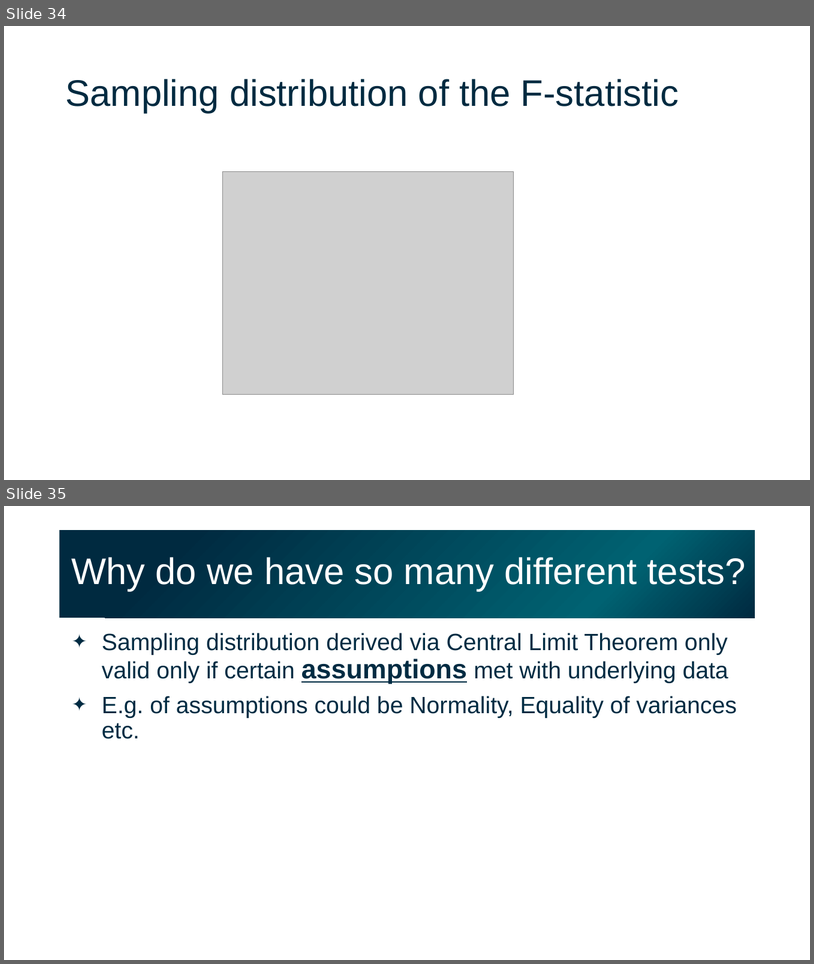
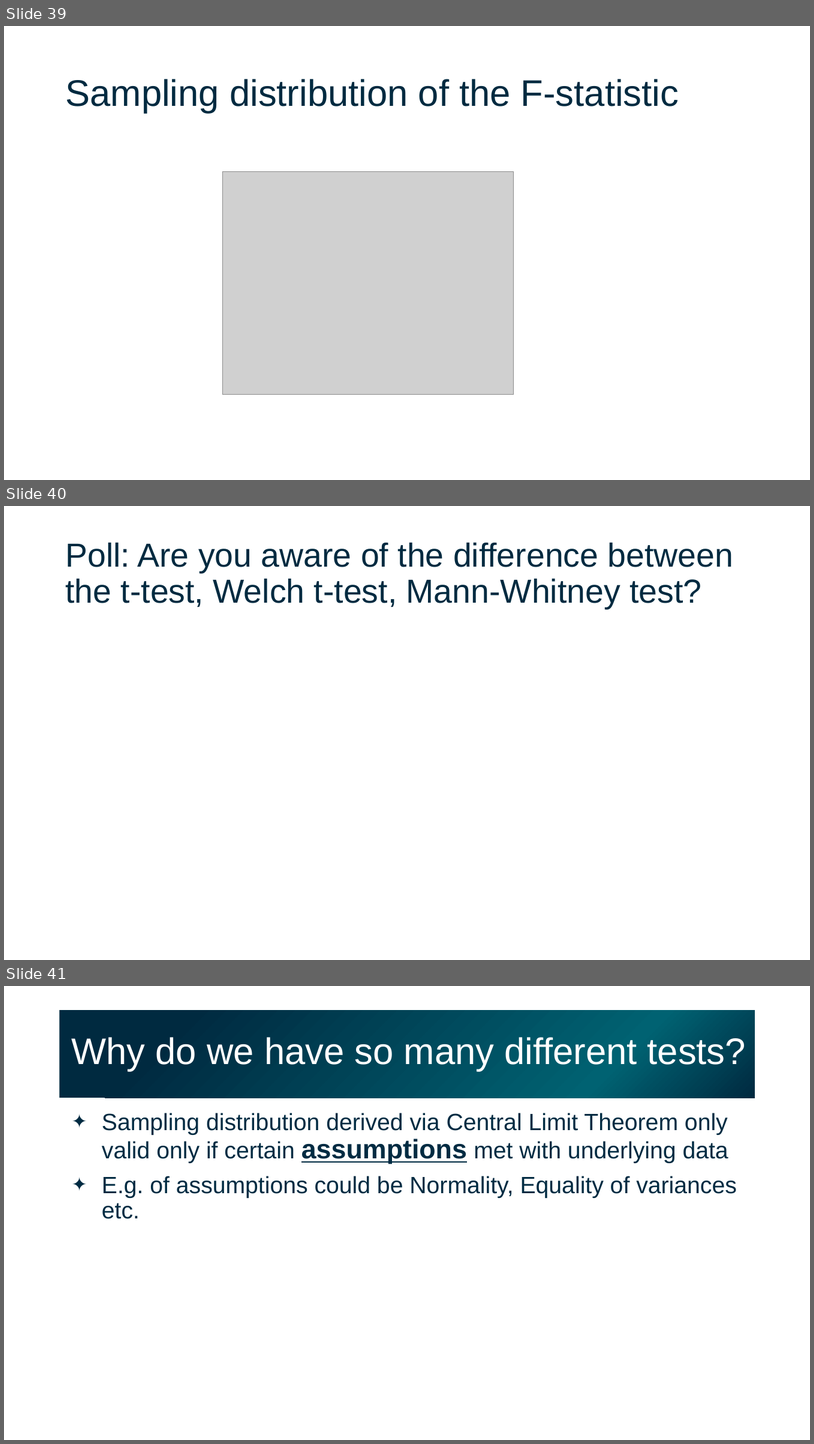
Before and after one commit to gladstone-institutes/Bioinformatics-Workshops, a slide deck: hypothesis-testing/HypothesisTesting.pptx. Shown one above the other, each under a label of ours: slides 34 and 35 before the commit, slides 39, 40 and 41 after it. The pictures are 814x964 and 814x1444 pixels, drawn with LibreOffice and Linux fonts; fonts in the diff are those of the drawing; grey boxes stand for pictures. Boxes give left, top, right and bottom in pixels: in the first picture for what was removed or moved away, otherwise in the second. Text is boxed around its words. In the diff, an @@ line names an element or a change of style, - is before the commit and + after.

```diff
--- a/hypothesis-testing/HypothesisTesting.pptx
+++ b/hypothesis-testing/HypothesisTesting.pptx
@@ slide 40 added at <box>4,506,810,960</box>, background #FFFFFF @@
@@ title added at <box>65,542,734,609</box>, 39.6 pt, text #002A40 @@
+Poll: Are you aware of the difference between the t-test, Welch t-test, Mann-Whitney test?
@@ what was slide 34 is now slide 39 @@
@@ what was slide 35 is now slide 41 @@
```
Also in this commit, not shown: 9 slides changed, 5 other slides added.
